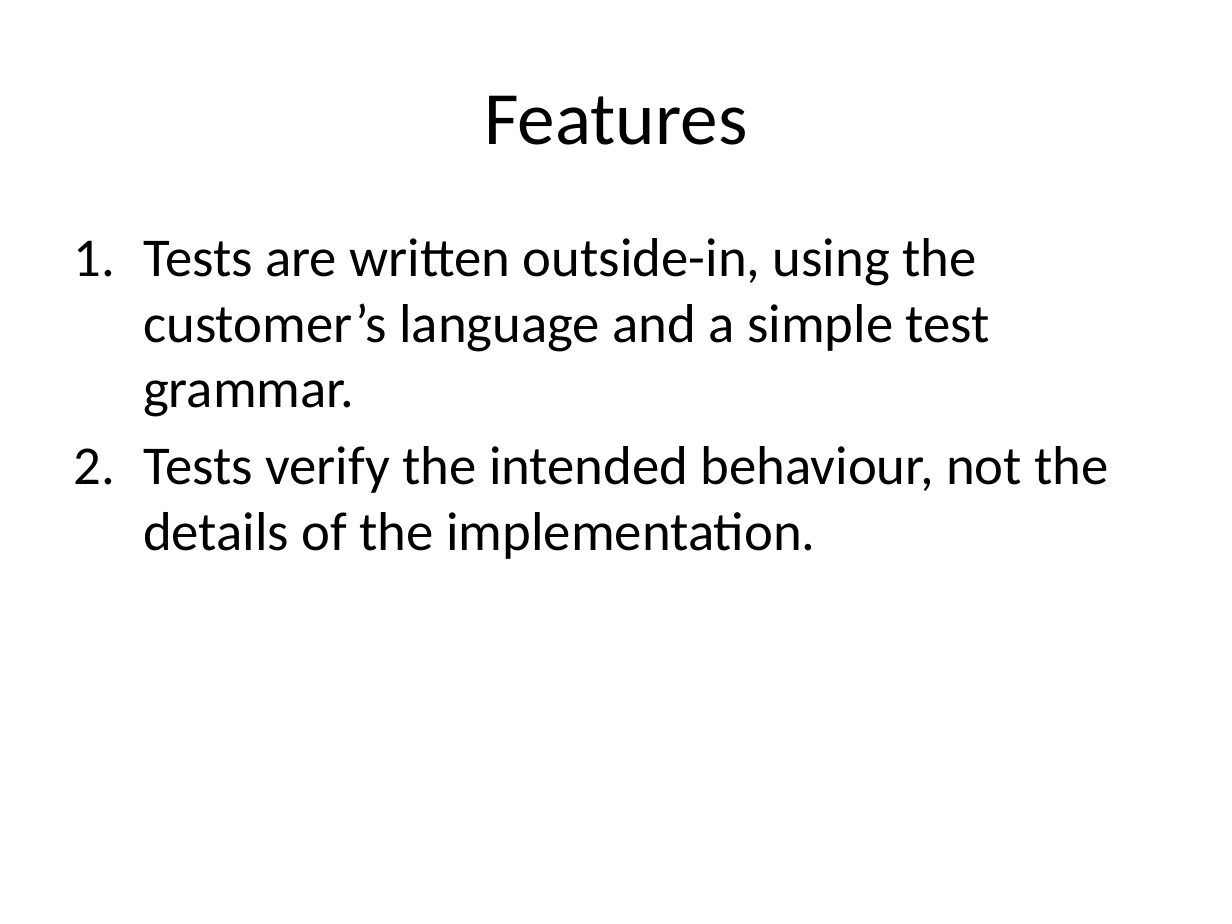
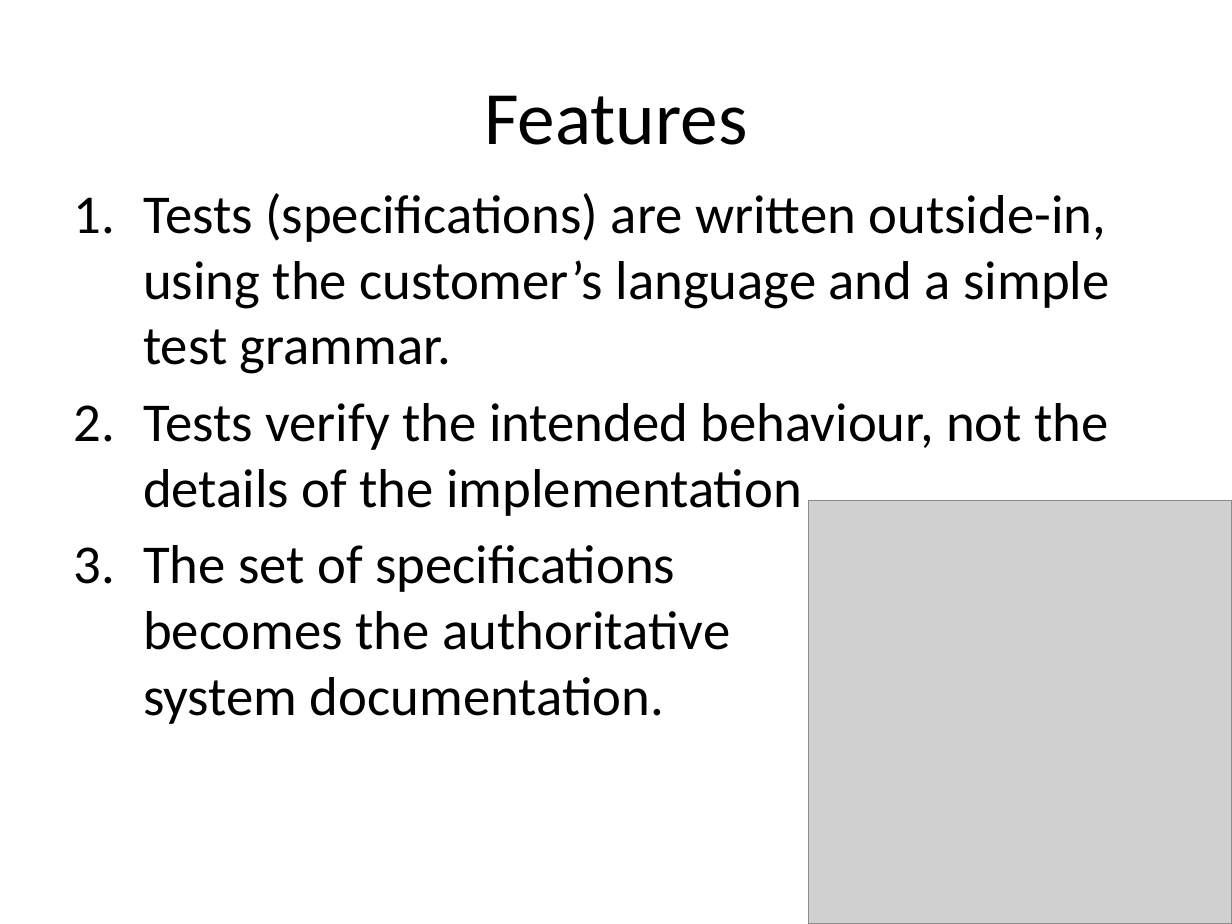
Before and after one commit to liammclennan/Liam-s-Presentations, a slide deck: slide 5 of storyq/Behaviour-Driven Development.pptx. Drawn at 1232x924 pixels with LibreOffice and Linux fonts; fonts in the diff are those of the drawing; grey boxes stand for pictures. Boxes give left, top, right and bottom in pixels: in the first picture for what was removed or moved away, otherwise in the second. Text is boxed around its words. In the diff, an @@ line names an element or a change of style, - is before the commit and + after.

```diff
--- a/storyq/Behaviour-Driven Development.pptx
+++ b/storyq/Behaviour-Driven Development.pptx
@@ text at <box>143,193,1109,724</box>: text changed @@
-1. Tests are written outside-in, using the customer’s language and a simple test grammar.
-2. Tests verify the intended behaviour, not the details of the implementation.
+1. Tests (specifications) are written outside-in, using the customer’s language and a simple test grammar.
+2. Tests verify the intended behaviour, not the details of the implementation
+3. The set of specifications
+   becomes the authoritative
+   system documentation.
@@ picture added at <box>808,500,1232,924</box> @@
```
Also in this commit, not shown: 3 other slides changed, 8 slides added, 5 slides removed, 17 other files.
